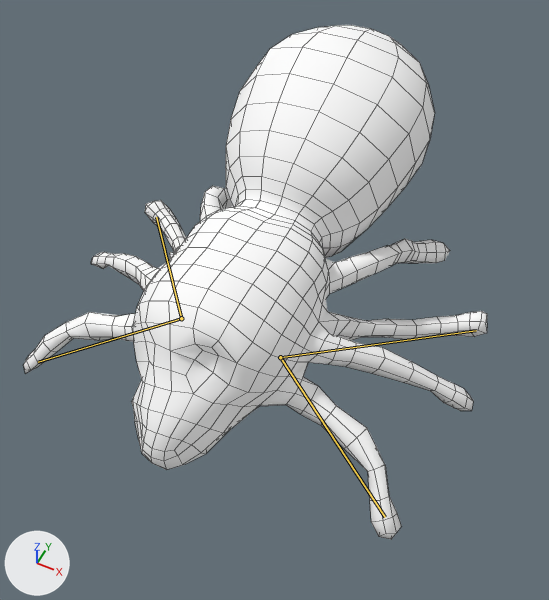
Renders of the Blender file Assets/Art/Monster/Spider.blend from each side of a commit.
Camera for both pictures: a camera (50 mm lens) standing at (0.449, -1.022, 1.196) and looking at (0.037, -0.198, 0.167). Arrows for +X, +Y and +Z are at lower left; the lights stay in place. Both versions are drawn at frame 0 of the action 'ArmatureAction'; the numbers are the values there. The bones that change are drawn over the model as lines. Mesh edges are drawn as thin lines.

Objects in the first picture: 'Spider'.
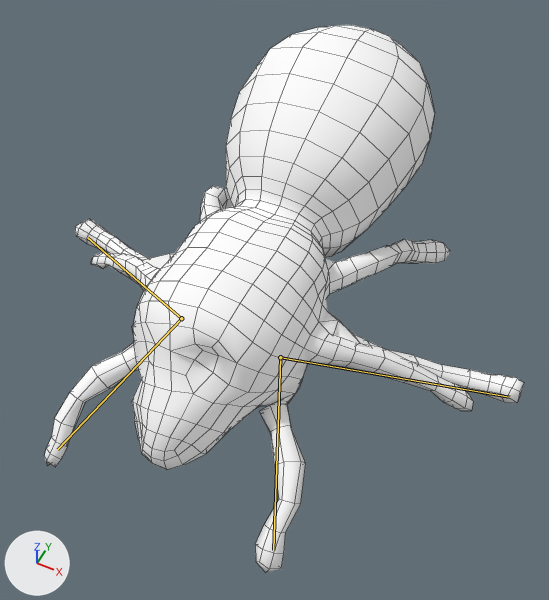
Pixel boxes [x1, y1, x2, y2] of what changed, in the pictures (549 x 600 px):
```json
{"object": "Spider", "change": "posed", "before": [23, 25, 487, 539], "after": [44, 25, 524, 573], "on screen": "7% taller"}
{"bone": "Left 1", "before": "(280, 357) to (385, 517)", "after": "(280, 357) to (273, 550)"}
{"bone": "Left 3", "before": "(280, 357) to (476, 330)", "after": "(280, 357) to (509, 397)"}
{"bone": "Right 1", "before": "(181, 318) to (38, 362)", "after": "(181, 318) to (57, 449)"}
{"bone": "Right 3", "before": "(181, 318) to (156, 217)", "after": "(181, 318) to (87, 237)"}
```

Scene script edits in JSON lines:
```json
{"block": "bone_left_1", "where": "bone_left_1 = bpy.data.objects['Armature'].pose.bones['Left 1']  # child of 'Bone_L.001'"}
{"op": "set", "path": "bone_left_1.rotation_quaternion", "old": "(1.0, 0.0, 0.0, 0.0)", "new": "(0.943, 0.0, 0.136, -0.305)", "note": "degrees (0, 0, 0) -> degrees (-5, 15, -37)"}
{"block": "bone_left_3", "where": "bone_left_3 = bpy.data.objects['Armature'].pose.bones['Left 3']  # child of 'Bone_L.001'"}
{"op": "set", "path": "bone_left_3.rotation_quaternion", "old": "(1.0, 0.0, 0.0, 0.0)", "new": "(0.981, 0.0, 0.055, -0.184)", "note": "degrees (0, 0, 0) -> degrees (-1, 6, -21)"}
{"block": "bone_right_1", "where": "bone_right_1 = bpy.data.objects['Armature'].pose.bones['Right 1']  # child of 'Bone_R.001'"}
{"op": "set", "path": "bone_right_1.rotation_quaternion", "old": "(1.0, 0.0, 0.0, 0.0)", "new": "(0.934, 0.0, -0.145, 0.326)", "note": "degrees (0, 0, 0) -> degrees (-6, -16, 39)"}
{"block": "bone_right_3", "where": "bone_right_3 = bpy.data.objects['Armature'].pose.bones['Right 3']  # child of 'Bone_R.001'"}
{"op": "set", "path": "bone_right_3.rotation_quaternion", "old": "(1.0, 0.0, 0.0, 0.0)", "new": "(0.982, 0.0, -0.054, 0.182)", "note": "degrees (0, 0, 0) -> degrees (-1, -6, 21)"}
```
